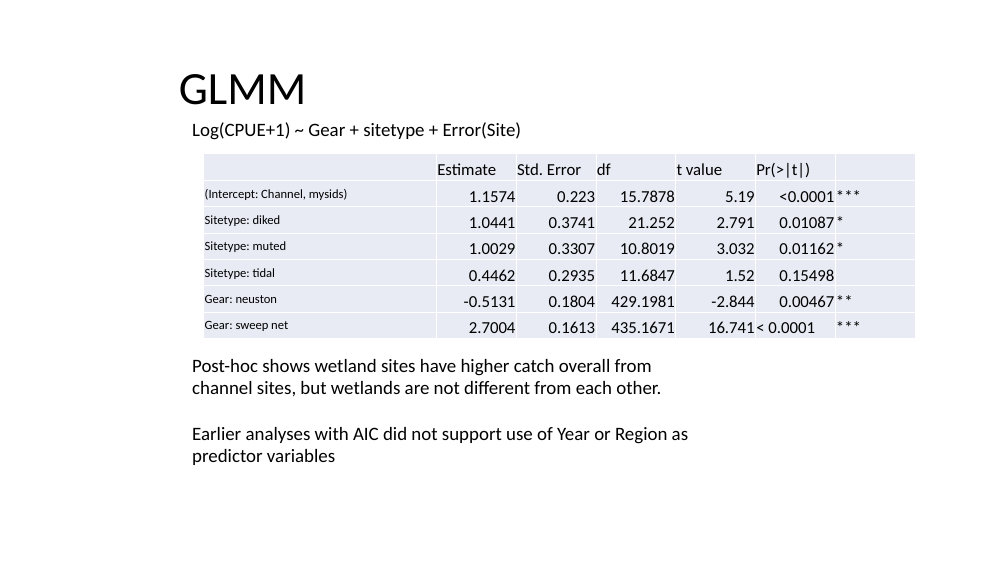
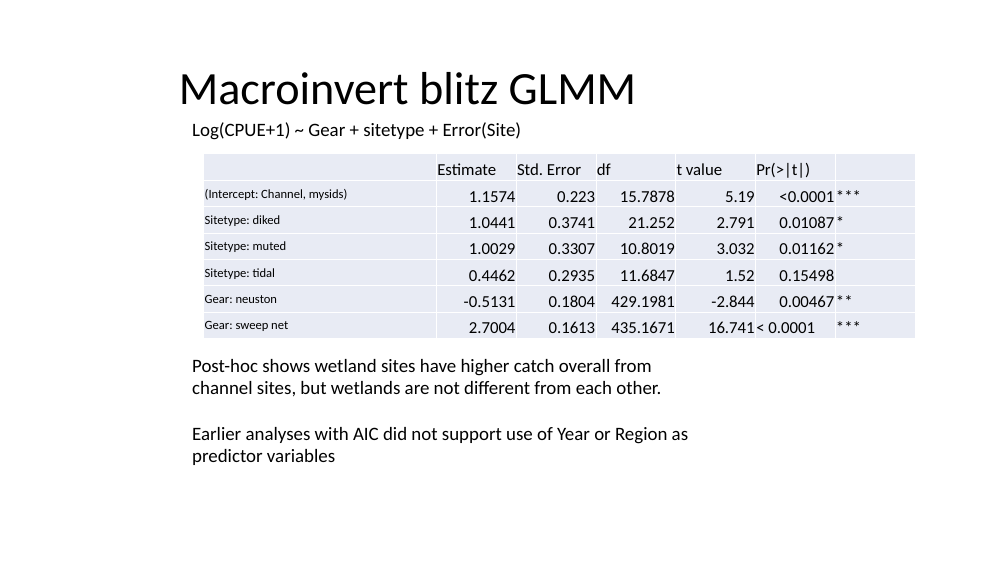
Before and after one commit to rosehartman/FRPreport2018, a slide deck: slide 14 of May phase IV analyses.pptx (slide 6 before the commit). Drawn at 1008x567 pixels with LibreOffice and Linux fonts; fonts in the diff are those of the drawing. Boxes give left, top, right and bottom in pixels: in the first picture for what was removed or moved away, otherwise in the second. Text is boxed around its words. In the diff, an @@ line names an element or a change of style, - is before the commit and + after.

```diff
--- a/May phase IV analyses.pptx
+++ b/May phase IV analyses.pptx
@@ title at bbox=[179, 72, 636, 105]: text changed @@
-GLMM
+Macroinvert blitz GLMM
```
Also in this commit, not shown: 4 other slides changed, 9 slides added, 1 slide removed, 9 other files.
